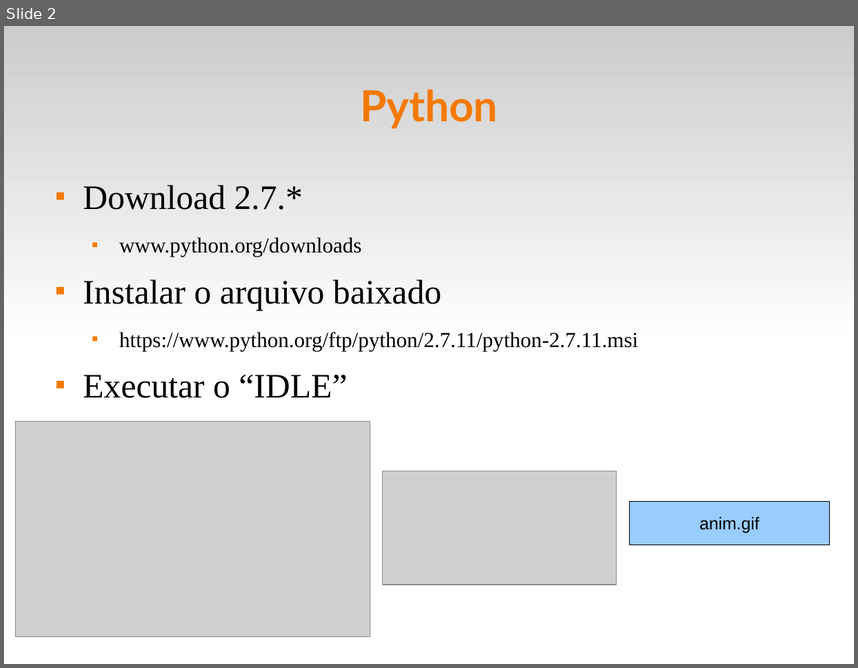
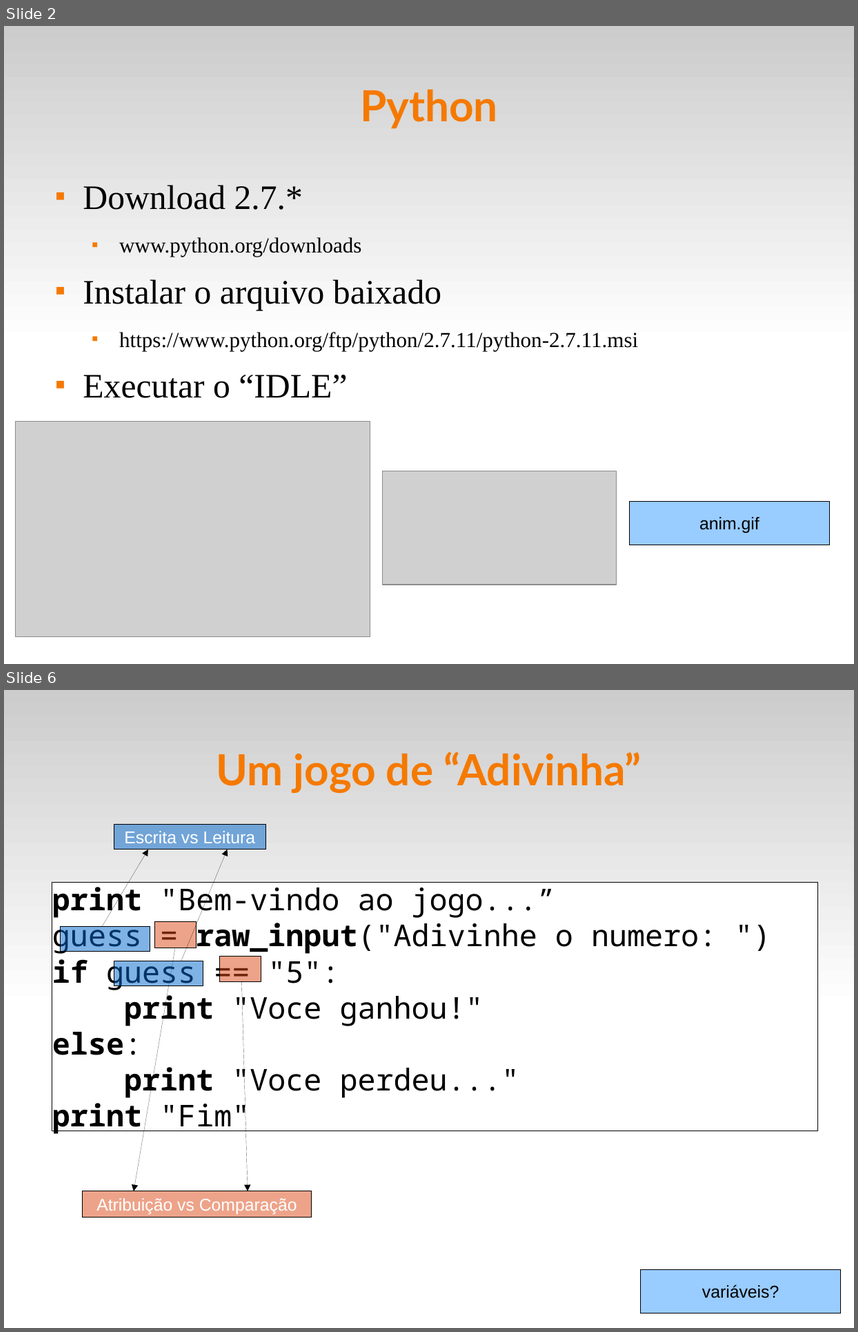
Before and after one commit to fsantanna-uerj/IPD, a slide deck: slides/ipd-02.odp. Shown one above the other, each under a label of ours: slide 2 before the commit, slides 2 and 6 after it; the slides between them are not shown. The pictures are 858x668 and 858x1332 pixels, drawn with LibreOffice and Linux fonts; fonts in the diff are those of the drawing; grey boxes stand for pictures. Boxes give left, top, right and bottom in pixels: in the first picture for what was removed or moved away, otherwise in the second. Text is boxed around its words. In the diff, an @@ line names an element or a change of style, - is before the commit and + after.

```diff
--- a/slides/ipd-02.odp
+++ b/slides/ipd-02.odp
@@ slide 6 added at bbox=[4, 690, 854, 1328], background #FFFFFF; not listed: 1 template element that a slide beside it also shows @@
@@ title added at bbox=[217, 751, 641, 793], 40 pt, text #F57900, bold @@
+Um jogo de “Adivinha”
@@ rectangle added at bbox=[114, 825, 266, 849], fill #0066CC at 50% opacity, outline #000000 0 pt, 16 pt, text #FFFFFF @@
+Escrita vs Leitura
@@ arrow added from (102, 926) to (148, 849), #000000 0 pt @@
@@ arrow added from (181, 960) to (227, 849), #000000 0 pt @@
@@ rectangle added at bbox=[52, 883, 819, 1131], fill #FFFFFF, outline #000000 0 pt, 28 pt, text #000000 @@
+print "Bem-vindo ao jogo...”
+guess = raw_input("Adivinhe o numero: ")
+if guess == "5":
+print "Voce ganhou!"
+else:
+print "Voce perdeu..."
+print "Fim"
@@ rectangle added at bbox=[61, 926, 150, 951], fill #0066CC at 50% opacity, outline #000000 0 pt @@
@@ rectangle added at bbox=[155, 921, 196, 947], fill #DD4814 at 50% opacity, outline #000000 0 pt @@
@@ arrow added from (175, 947) to (134, 1191), #000000 0 pt @@
@@ rectangle added at bbox=[220, 956, 261, 983], fill #DD4814 at 50% opacity, outline #000000 0 pt @@
@@ rectangle added at bbox=[114, 960, 203, 985], fill #0066CC at 50% opacity, outline #000000 0 pt @@
@@ arrow added from (241, 982) to (248, 1191), #000000 0 pt @@
@@ rectangle added at bbox=[82, 1191, 312, 1217], fill #DD4814 at 50% opacity, outline #000000 0 pt, 16 pt, text #FFFFFF @@
+Atribuição vs Comparação
@@ rectangle added at bbox=[641, 1270, 842, 1312], fill #99CCFF, outline #000000 0 pt, 16 pt, text #000000 @@
+variáveis?
```
Also in this commit, not shown: 10 other slides added, 10 other files.
